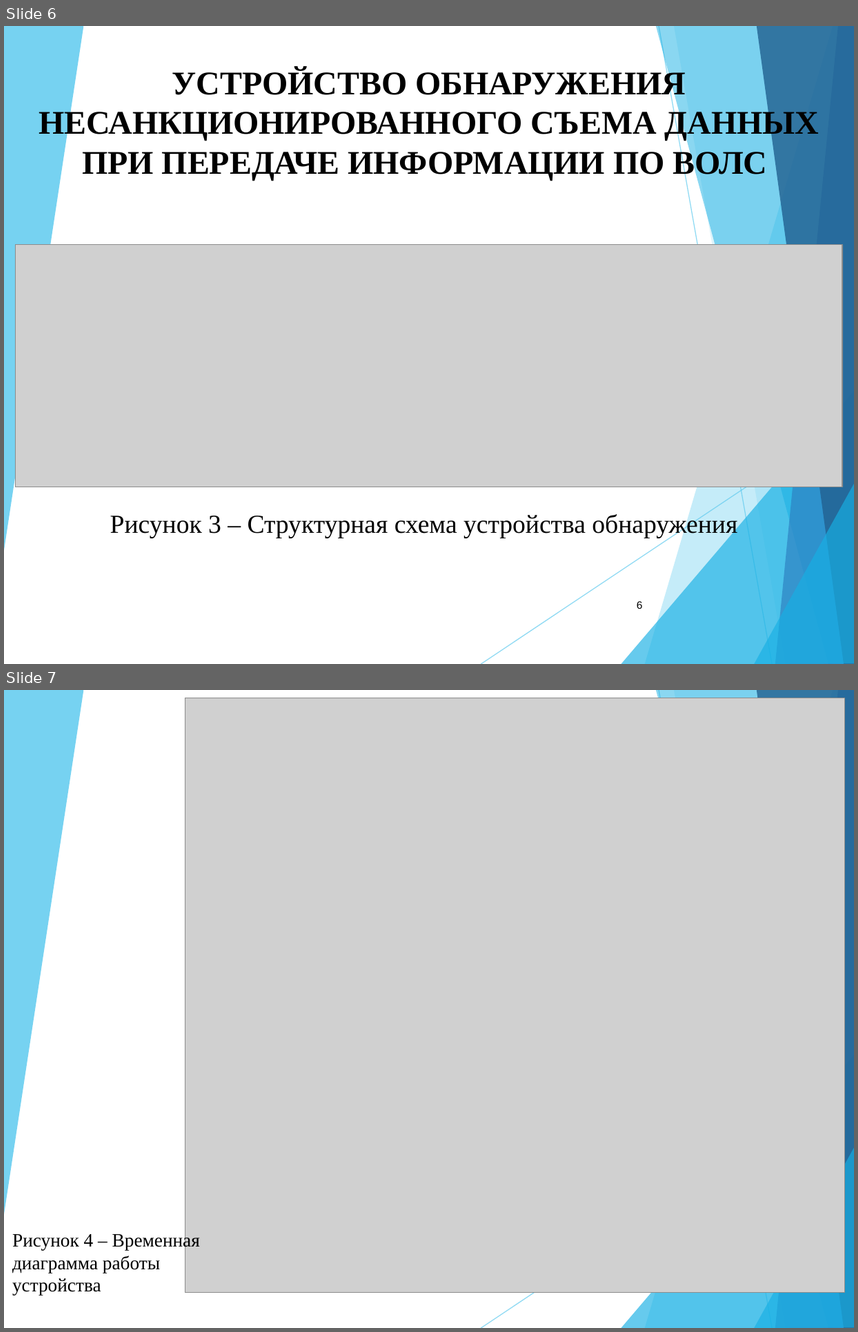
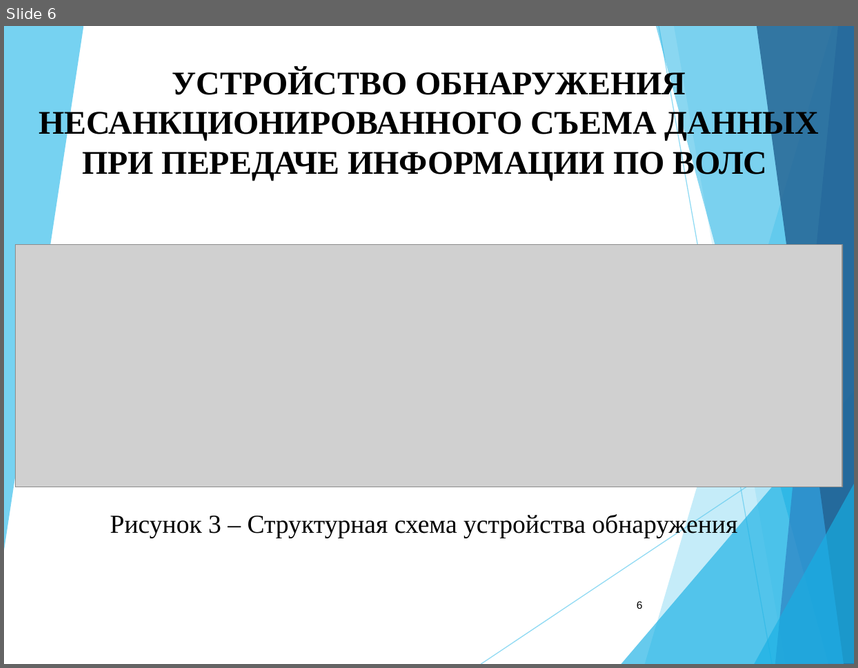
Before and after one commit to blackPrincess31/My_diplom, a slide deck: Доклад.ppt. Shown one above the other, each under a label of ours: slides 6 and 7 before the commit, slide 6 after it. The pictures are 858x1332 and 858x668 pixels, drawn with LibreOffice and Linux fonts; fonts in the diff are those of the drawing; grey boxes stand for pictures. Boxes give left, top, right and bottom in pixels: in the first picture for what was removed or moved away, otherwise in the second. Text is boxed around its words. In the diff, an @@ line names an element or a change of style, - is before the commit and + after.

```diff
--- a/Доклад.ppt
+++ b/Доклад.ppt
@@ slide 7 removed at (4,690,854,1328), background #FFFFFF; not listed: 10 template elements that a slide beside it also shows @@
@@ picture removed at (185,698,844,1292) @@
@@ text removed at (12,1232,200,1295) @@
-Рисунок 4 – Временная диаграмма работы устройства
```
Also in this commit, not shown: 2 slides changed, 2 slides added, 3 other slides removed, 1 other file.
